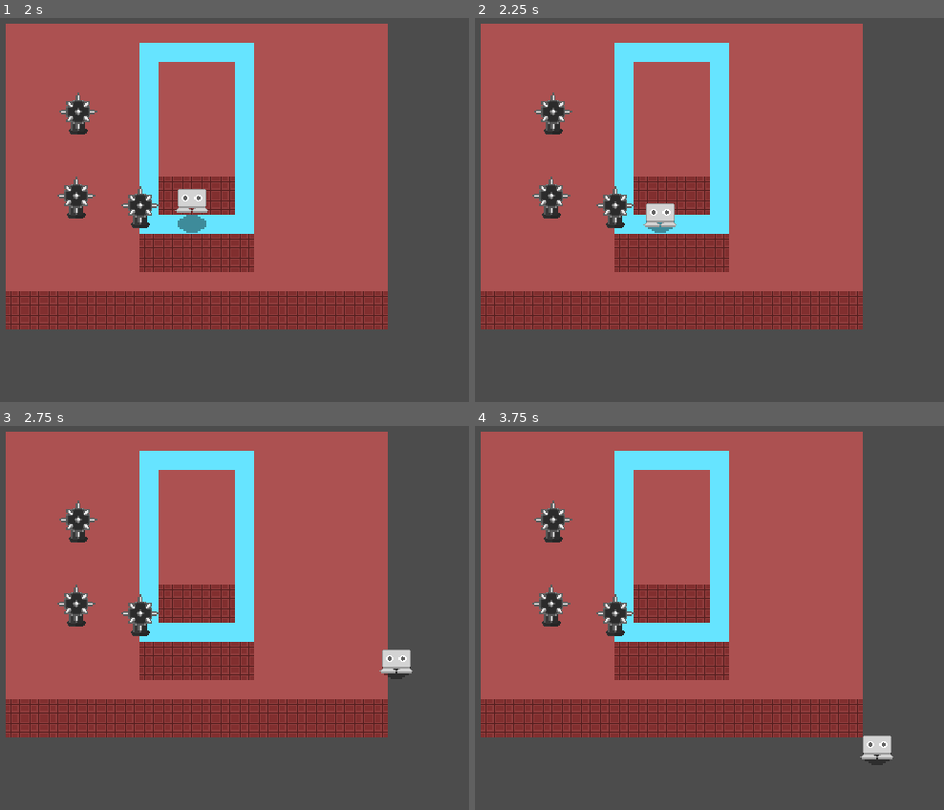
Above: before the commit, frames 1-4 (two rows, left to right).
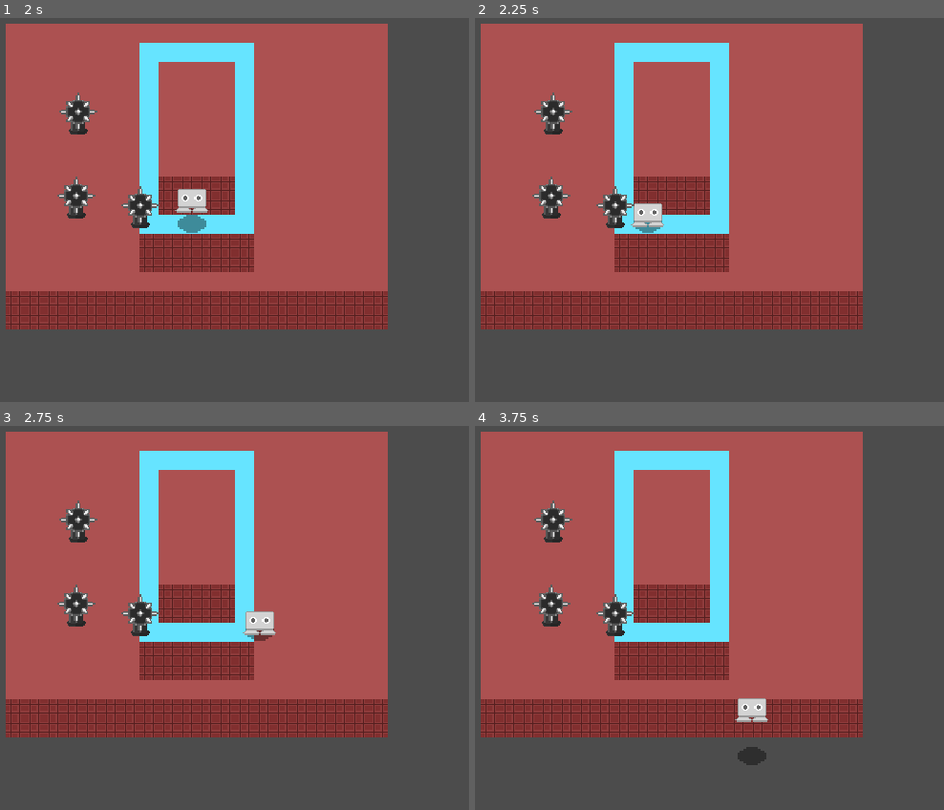
Above: after the commit, the same moments.

Repository: calsf/er
Game: Godot game, scene res://Level_1.tscn
Two runs of this game, one before a commit and one after it. Both use one fixed random seed, a clock stepped at 60 frames per second and the inputs below.
Inputs:
- Up to frame 1 (2 s): tap Enter at 0.5 s; hold W (move_up) from 0.53 s (still down); tap Space (jump) at 0.77, 1.52 s
- Up to frame 2 (2.25 s): release W (move_up) at 2.03 s; hold A (move_left) from 2.03 s (still down)
- Up to frame 3 (2.75 s): keep holding A (move_left)
- Up to frame 4 (3.75 s): tap Space (jump) at 3.02 s; release A (move_left) at 3.53 s; hold S (move_down) from 3.53 s (still down)

Frame 1 is identical in both runs. In frame 2, 0.5% of the frame differs, in the area x 33-43%, y 48-56%; in frame 3, 0.9%; in frame 4, 1.0%, in the area x 55-90%, y 70-89%.

Commit message:
adding invuln timer for same area hit

Diff:
--- a/Player/Player.gd
+++ b/Player/Player.gd
@@ -14,6 +14,7 @@
 var has_jumped = false
 var is_tumbling = false
 var knockback = Vector2.ZERO
+var last_area_hit = null
 
 var jump_height = MAX_HEIGHT
 var added_height = 0
@@ -30,6 +31,7 @@
 onready var collision_shape = $CollisionShape2D
 onready var overlapping_wall_area = $OverlappingWallCheck
 onready var hurtbox = $HurtboxArea2D
+onready var timer = $HurtboxArea2D/Timer
 
 func _physics_process(delta):
 	# Applies falling effect to player if they are caught inside a wall
@@ -44,19 +46,18 @@
 	knockback = knockback.move_toward(Vector2.ZERO, DECEL * delta)
 	knockback = move_and_slide(knockback)
 
-	# Only get input and move player if player is not in knockback state
-	if (knockback == Vector2.ZERO):
-		# Get input vector
-		var input_vector = Vector2.ZERO
-		input_vector.x = Input.get_action_strength("move_right") - Input.get_action_strength("move_left")
-		input_vector.y = Input.get_action_strength("move_down") - Input.get_action_strength("move_up")
-		input_vector = input_vector.normalized()
-
-		# Set velocity based on input_vector
-		velocity = input_vector * curr_speed
-
-		# Move and slide using current velocity, set velocity to maintain velocity after collision
-		velocity = move_and_slide(velocity)
+	# Get input vector
+	# Allow player to slightly affect movement while in knockback
+	var input_vector = Vector2.ZERO
+	input_vector.x = Input.get_action_strength("move_right") - Input.get_action_strength("move_left")
+	input_vector.y = Input.get_action_strength("move_down") - Input.get_action_strength("move_up")
+	input_vector = input_vector.normalized()
+
+	# Set velocity based on input_vector
+	velocity = input_vector * curr_speed
+
+	# Move and slide using current velocity, set velocity to maintain velocity after collision
+	velocity = move_and_slide(velocity)
 
 	# JUMPING AND FALLING MOVEMENT, ELSE PLAYER IS GROUNDED
 	# STILL ENABLED DURING KNOCKBACK BUT PLAYER INPUT TO JUMP SHOULD BE DISABLED
@@ -97,16 +98,19 @@
 		player_shadow.position.y = 2
 
 	# Change player sprite's z index based on current height
-	player_sprite.z_index = (ground_elevation + added_height) / (GlobalConst.ELEVATION_UNIT + 4)
+	player_sprite.z_index = (ground_elevation + added_height) / GlobalConst.ELEVATION_UNIT
 
 	# Check for overlapping WorldObject layer areas in hurtbox and apply hit
 	for area in hurtbox.get_overlapping_areas():
 		if (area.get_owner() != self):
 			var other_elev = area.get_owner().elevation
-			if (other_elev == get_curr_elevation()):
+			if (last_area_hit != area and other_elev == get_curr_elevation()):
 				print("HIT")
-				velocity = Vector2.ZERO
-				knockback = (global_position - area.global_position).normalized() * (area.knockback_strength)
+				knockback = (hurtbox.global_position - area.global_position).normalized() * (area.knockback_strength)
+
+				# Prevent getting knocked back by this same area within INVULN_TIME
+				timer.start(INVULN_TIME)
+				last_area_hit = area
 				return
 
 	#death_check()
@@ -214,3 +218,7 @@
 
 		# Set falling state to true
 		is_falling = true
+
+
+func _on_Timer_timeout():
+	last_area_hit = null
--- a/Player/Player.tscn
+++ b/Player/Player.tscn
@@ -57,6 +57,8 @@
 rotation = -1.5708
 shape = SubResource( 3 )
 
+[node name="Timer" type="Timer" parent="HurtboxArea2D"]
+
 [node name="DetectElevEntry" type="Area2D" parent="."]
 collision_layer = 0
 collision_mask = 546
@@ -72,5 +74,6 @@
 [node name="CollisionShape2D" type="CollisionShape2D" parent="DetectElevArea"]
 rotation = -1.5708
 shape = SubResource( 4 )
+[connection signal="timeout" from="HurtboxArea2D/Timer" to="." method="_on_Timer_timeout"]
 [connection signal="area_entered" from="DetectElevEntry" to="." method="_on_DetectElevEntry_area_entered"]
 [connection signal="area_exited" from="DetectElevArea" to="." method="_on_DetectElevArea_area_exited"]
--- a/SpikedBall.tscn
+++ b/SpikedBall.tscn
@@ -5,7 +5,7 @@
 [ext_resource path="res://HitboxProperties.gd" type="Script" id=3]
 
 [sub_resource type="RectangleShape2D" id=1]
-extents = Vector2( 6.15536, 4.39816 )
+extents = Vector2( 6.15536, 4.33475 )
 
 [sub_resource type="RectangleShape2D" id=2]
 extents = Vector2( 6.55674, 4.64605 )
